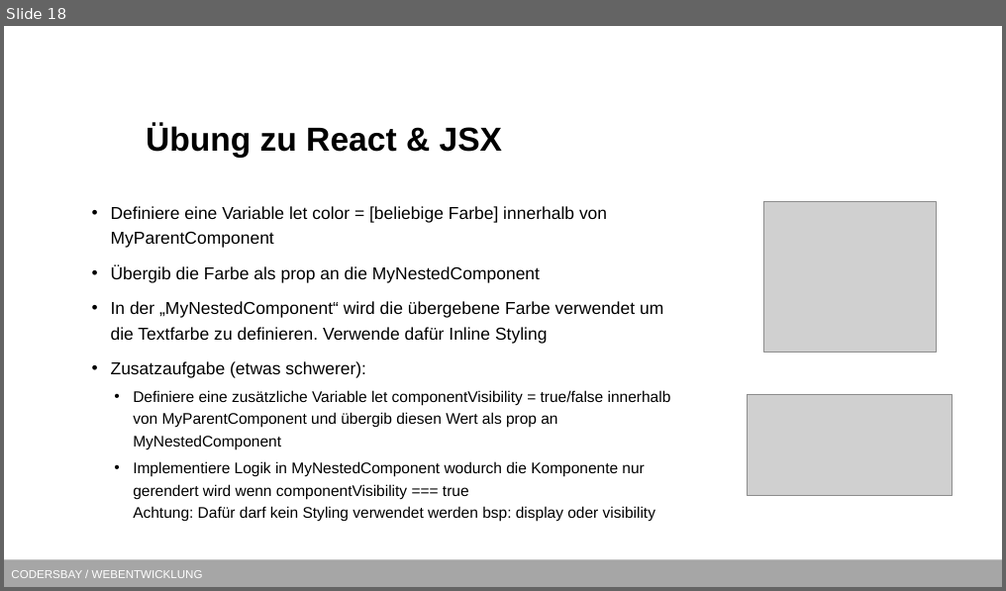
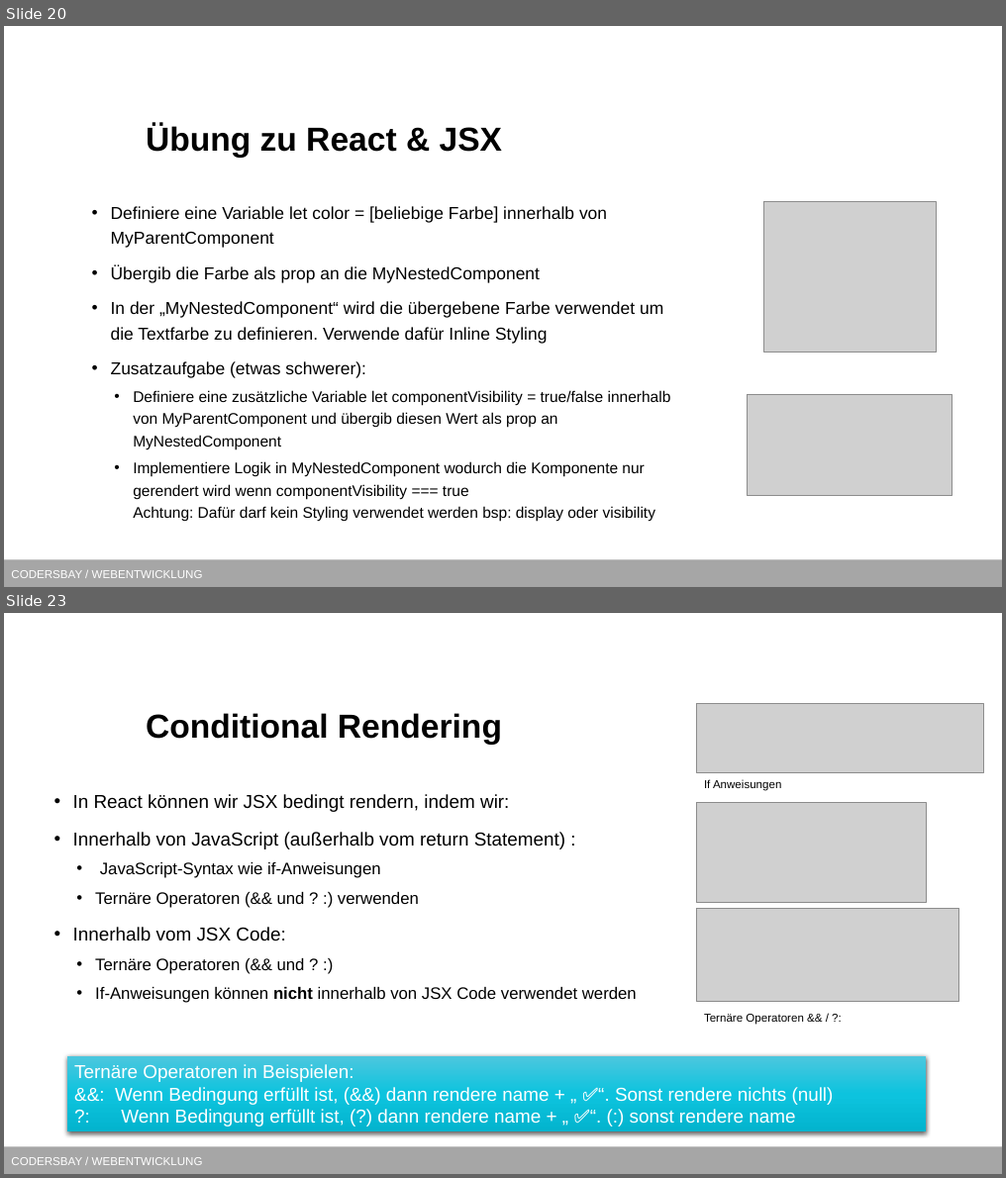
Before and after one commit to kodo89/Webentwicklung_23_24, a slide deck: 9. React/React.pptx. Shown one above the other, each under a label of ours: slide 18 before the commit, slides 20 and 23 after it; the slides between them are not shown. The pictures are 1006x591 and 1006x1178 pixels, drawn with LibreOffice and Linux fonts; fonts in the diff are those of the drawing; grey boxes stand for pictures; background and template pictures are left out. Boxes give left, top, right and bottom in pixels: in the first picture for what was removed or moved away, otherwise in the second. Text is boxed around its words. In the diff, an @@ line names an element or a change of style, - is before the commit and + after.

```diff
--- a/9. React/React.pptx
+++ b/9. React/React.pptx
@@ slide 23 added at (4,613,1002,1174), background #FFFFFF; not listed: 1 template element that a slide beside it also shows @@
@@ title added at (146,713,502,745), 32 pt, text #000000, bold @@
+Conditional Rendering
@@ picture added at (696,703,983,773) @@
@@ text added at (704,779,781,791), 11 pt, text #000000 @@
+If Anweisungen
@@ text added at (73,794,637,1003), 16 pt, text #000000 @@
+• In React können wir JSX bedingt rendern, indem wir:
+• Innerhalb von JavaScript (außerhalb vom return Statement) :
+  • JavaScript-Syntax wie if-Anweisungen
+  • Ternäre Operatoren (&& und ? :) verwenden
+• Innerhalb vom JSX Code:
+  • Ternäre Operatoren (&& und ? :)
+  • If-Anweisungen können nicht innerhalb von JSX Code verwendet werden
@@ picture added at (696,803,926,903) @@
@@ picture added at (696,909,959,1001) @@
@@ text added at (704,1014,804,1025), 11 pt, text #000000 @@
+Ternäre Operatoren && / ?:
@@ rectangle added at (67,1057,926,1132), fill gradient #4DC7DE to #0DC4DF to #04B5CE, 18 pt, text #FFFFFF @@
+Ternäre Operatoren in Beispielen:
+&&: Wenn Bedingung erfüllt ist, (&&) dann rendere name + „ ✅“. Sonst rendere nichts (null)
+?: Wenn Bedingung erfüllt ist, (?) dann rendere name + „ ✅“. (:) sonst rendere name
@@ what was slide 18 is now slide 20 @@
```
Also in this commit, not shown: 1 slide changed, 18 other slides added.
